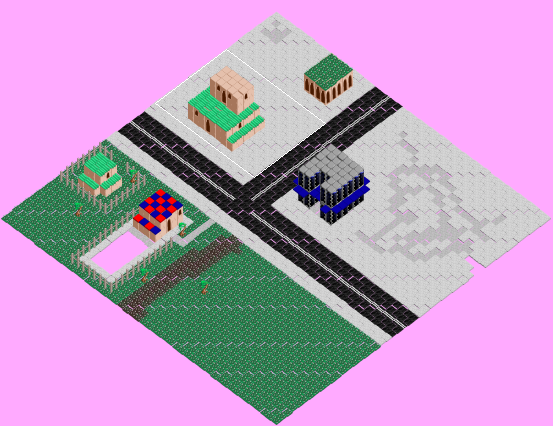
Two versions of a level (Tiled map, example/maps/street.tmx). The picture above shows the old version from afar; the outline marks the close-up.
Close-up. Before the edit:
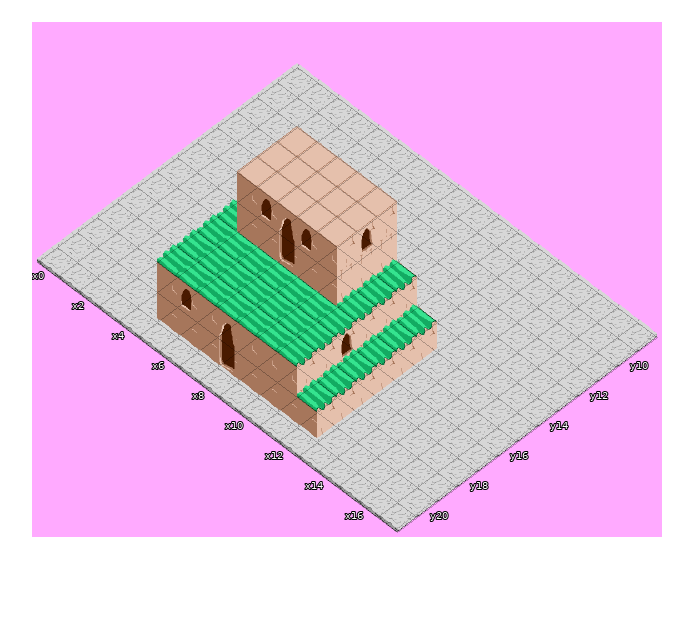
Cells are 64x48 px. Isometric: x runs down to the right, y down to the left. Shown: x 0..17, y 9..21. The commit also changed other parts of the map, which this record leaves out. Tiles whose own drawing changed are shown in their newer look in all pictures. Layer "varergveragver" is drawn 0,-96 px off the grid.
The same view after the edit:
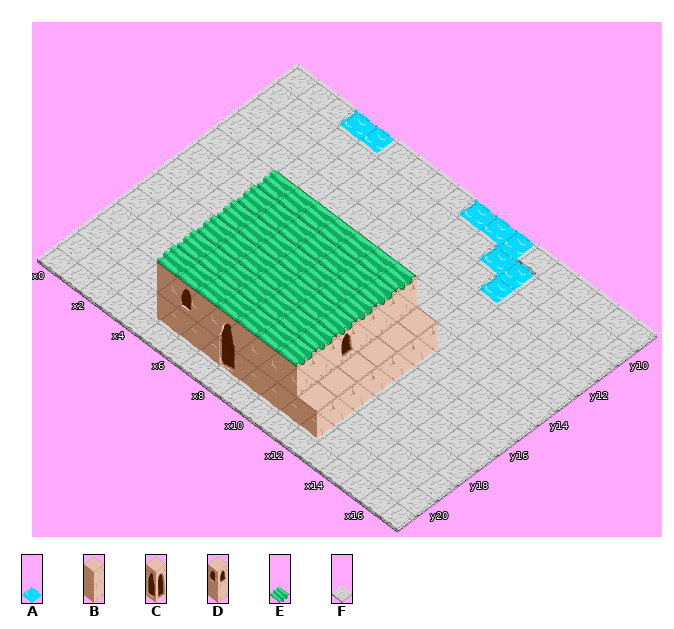
Key: from "tileset": A 2, B 5, C 6, D 7, E 11, F 14.
_ is an empty cell.
Tiles replaced or removed in this view: B, C, D, E, F.
Tiles of an added or newly shown layer are drawn over the layers below it.
The exact change:
Changed rows in their new state; . is an unchanged cell.
Layer "hello":
first column x 3:
 9 AA....AAA.
10 ........AA
11 .........A
Layer "ergvreg":
first column x 3:
13 .______..
14 _______._
15 _______._
16 .______._
17 .._____._
18 ...____._
19 ........_
Layer "varergveragver" (added):
first column x 5:
15 EEEEEEE
16 EEEEEEE
17 EEEEEEE
18 .EEEEEE
19 ..EEEEE
20 ...EEEE
